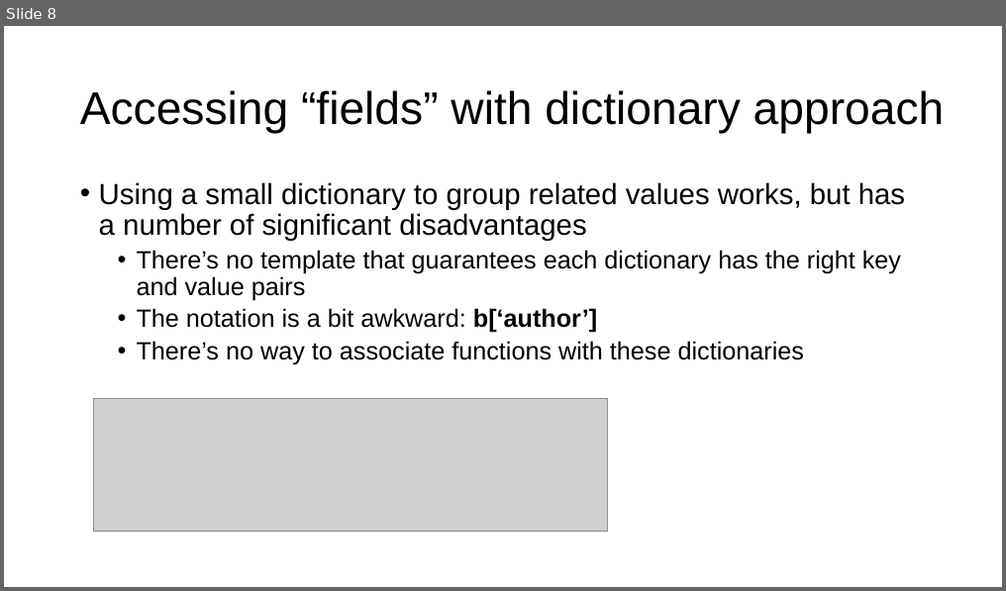
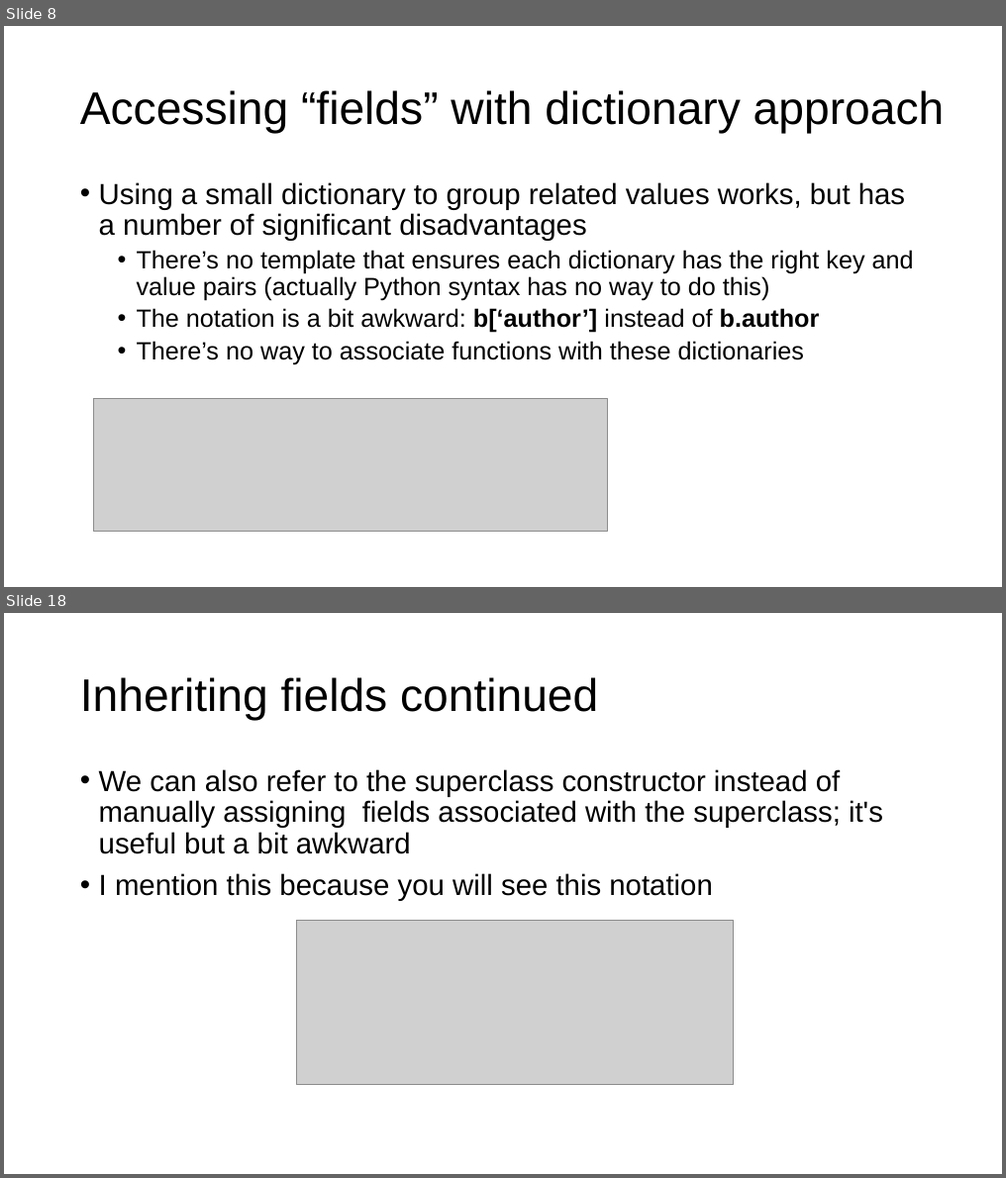
Before and after one commit to parrt/msds501, a slide deck: slides/OO.pptx. Shown one above the other, each under a label of ours: slide 8 before the commit, slides 8 and 18 after it; the slides between them are not shown. The pictures are 1006x591 and 1006x1178 pixels, drawn with LibreOffice and Linux fonts; fonts in the diff are those of the drawing; grey boxes stand for pictures; background and template pictures are left out. Boxes give left, top, right and bottom in pixels: in the first picture for what was removed or moved away, otherwise in the second. Text is boxed around its words. In the diff, an @@ line names an element or a change of style, - is before the commit and + after.

```diff
--- a/slides/OO.pptx
+++ b/slides/OO.pptx
@@ slide 18 added at [4,613,1002,1174], background #FFFFFF @@
@@ title added at [80,677,598,721], 44 pt, text #000000 @@
+Inheriting fields continued
@@ text added at [99,769,883,901], 28 pt, text #000000 @@
+• We can also refer to the superclass constructor instead of manually assigning fields associated with the superclass; it's useful but a bit awkward
+• I mention this because you will see this notation
@@ picture added at [297,921,734,1084] @@
@@ slide 8 changed as well @@
@@ text at [137,250,914,333]: text changed @@
-  • There’s no template that guarantees each dictionary has the right key and value pairs
-  • The notation is a bit awkward: b[‘author’]
+  • There’s no template that ensures each dictionary has the right key and value pairs (actually Python syntax has no way to do this)
+  • The notation is a bit awkward: b[‘author’] instead of b.author
```
Also in this commit, not shown: 7 other slides changed, 13 other slides added, 2 other files.
